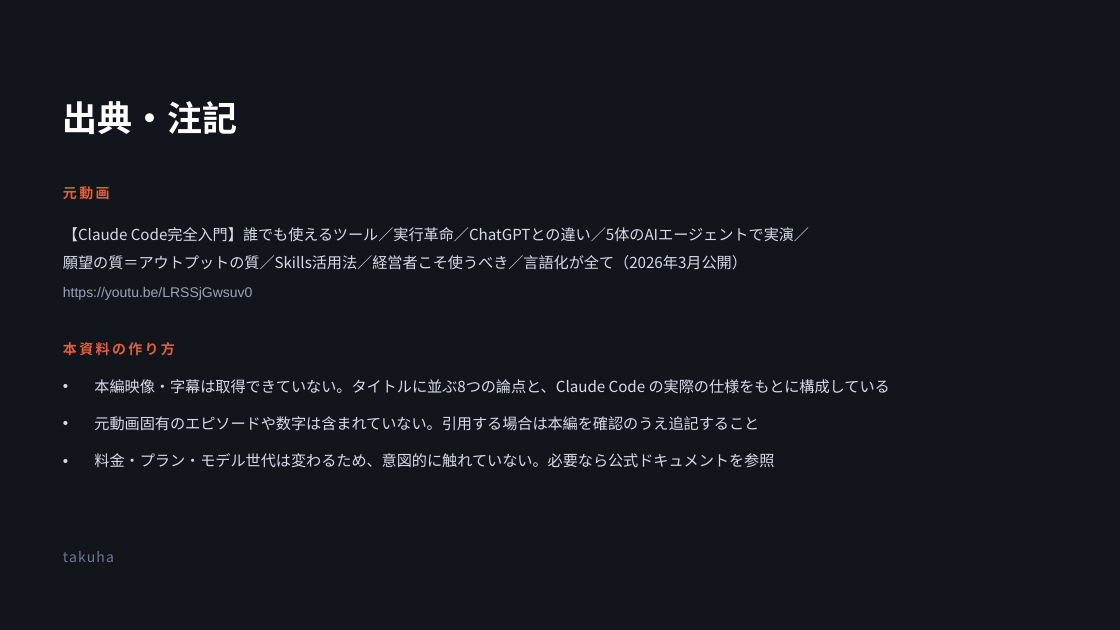
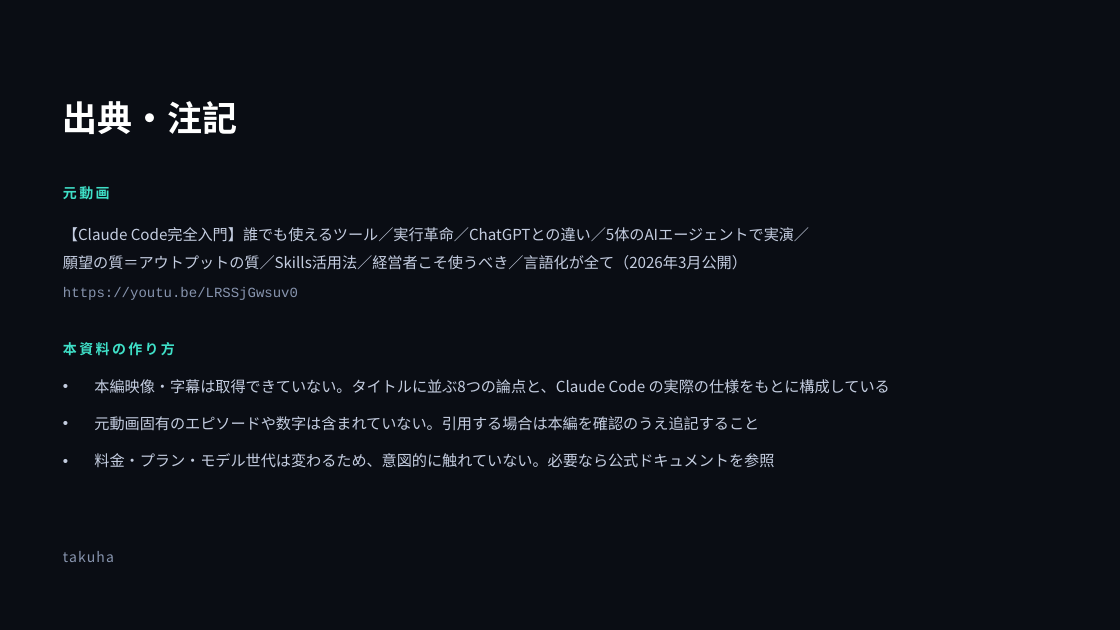
Before and after one commit to takuha/reel-host, a slide deck: slide 12 of docs/claude-code-deck/claude-code-summary.pptx. Drawn at 1120x630 pixels with LibreOffice and Linux fonts; fonts in the diff are those of the drawing. Boxes give left, top, right and bottom in pixels: in the first picture for what was removed or moved away, otherwise in the second. Text is boxed around its words. In the diff, an @@ line names an element or a change of style, - is before the commit and + after.

```diff
--- a/docs/claude-code-deck/claude-code-summary.pptx
+++ b/docs/claude-code-deck/claude-code-summary.pptx
@@ background #12151C to #0A0D14 @@
@@ text "元動画" at (x1=63, y1=185, x2=109, y2=203): text colour #E2603C to #3FE0C8 @@
@@ text "【Claude Code完全入門】誰でも使えるツール／実行革命／ChatGPTとの違い／5体のAIエージェントで実演／" at (x1=63, y1=227, x2=809, y2=270): text colour #D7DBE6 to #C4CDE0 @@
@@ text "https://youtu.be/LRSSjGwsuv0" at (x1=63, y1=287, x2=298, y2=300): font Arial to Courier New, text colour #9AA3B8 to #8794AE @@
@@ text "本資料の作り方" at (x1=63, y1=342, x2=175, y2=356): text colour #E2603C to #3FE0C8 @@
@@ text "本編映像・字幕は取得できていない。タイトルに並ぶ8つの論点と、Claude Code の実際の仕様をもとに構成している" at (x1=94, y1=379, x2=890, y2=467): text colour #D7DBE6 to #C4CDE0 @@
@@ text "takuha" at (x1=63, y1=551, x2=114, y2=562): text colour #6E7891 to #8794AE @@
```
Also in this commit, not shown: 11 other slides changed, 3 other files.
